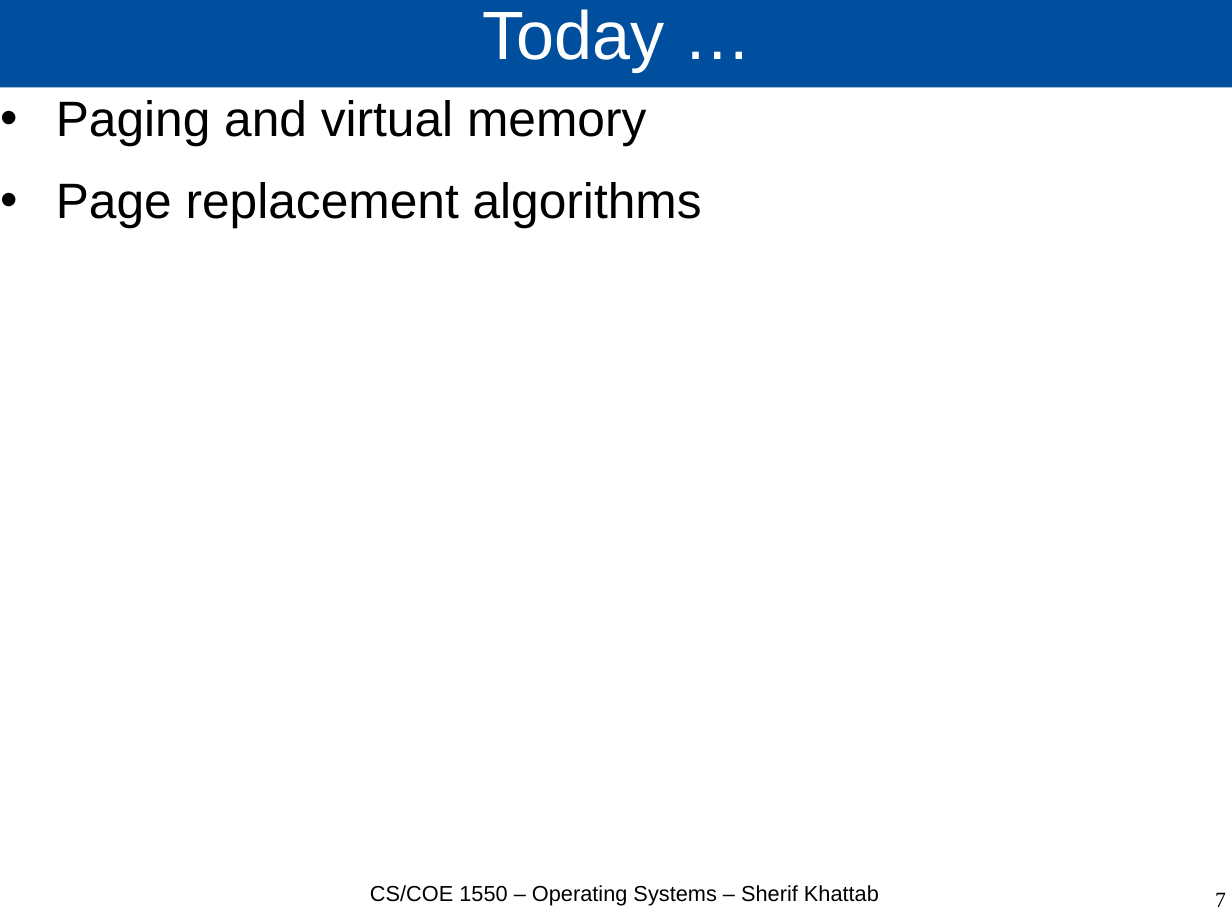
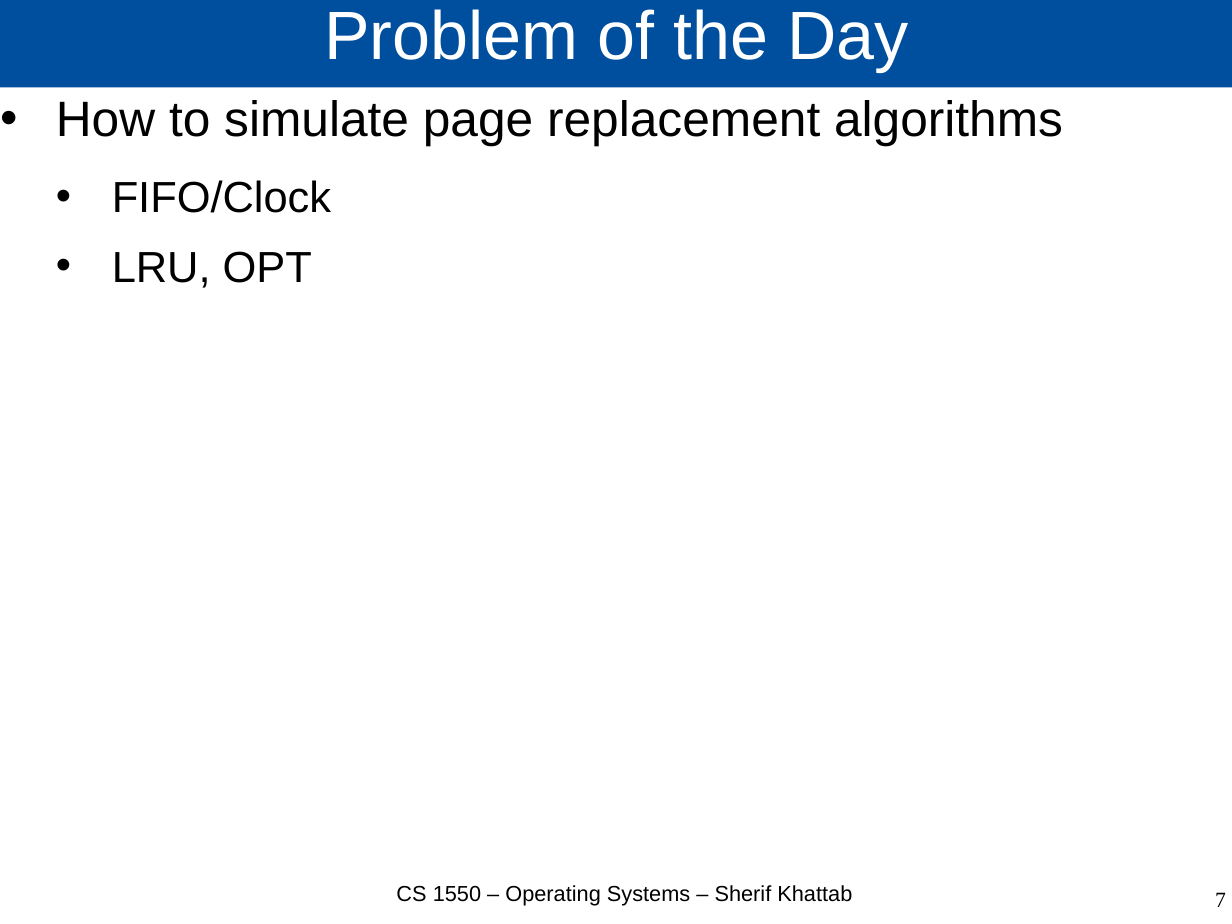
Before and after one commit to cs1550-2224/cs1550-code-handouts, a slide deck: slide 7 of DraftSlides/Lecture17.pptx. Drawn at 1232x924 pixels with LibreOffice and Linux fonts; fonts in the diff are those of the drawing. Boxes give left, top, right and bottom in pixels: in the first picture for what was removed or moved away, otherwise in the second. Text is boxed around its words. In the diff, an @@ line names an element or a change of style, - is before the commit and + after.

Commit message:
Lecture 17

```diff
--- a/DraftSlides/Lecture17.pptx
+++ b/DraftSlides/Lecture17.pptx
@@ title at (x1=324, y1=9, x2=908, y2=71): text changed @@
-Today …
+Problem of the Day
@@ text at (x1=56, y1=100, x2=1063, y2=288): text changed @@
-• Paging and virtual memory
-• Page replacement algorithms
+• How to simulate page replacement algorithms
+  • FIFO/Clock
+  • LRU, OPT
@@ text at (x1=396, y1=885, x2=852, y2=906): text changed @@
-CS/COE 1550 – Operating Systems – Sherif Khattab
+CS 1550 – Operating Systems – Sherif Khattab
```
Also in this commit, not shown: 6 other slides changed, 13 slides added, 1 slide removed, 2 other files.
